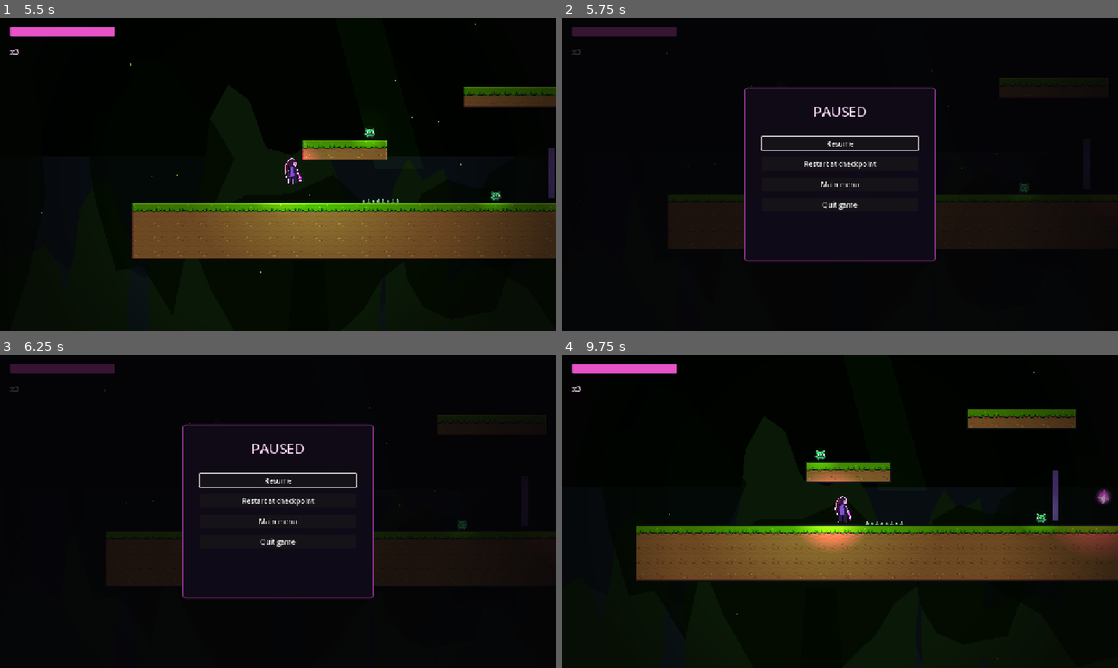
Above: before the commit, frames 1-4 (two rows, left to right).
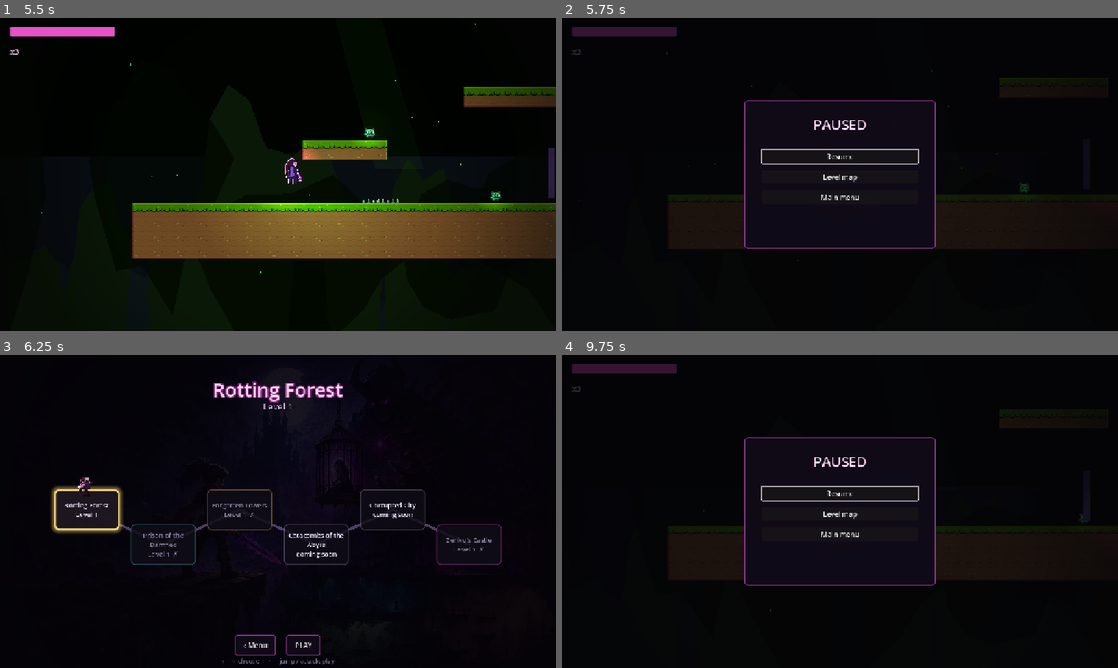
Above: after the commit, the same moments.

Repository: paulogomesextp/koliani
Game: Godot game, scene res://scenes/ui/MenuInicial.tscn
Two runs of this game, one before a commit and one after it. Both use one fixed random seed, a clock stepped at 60 frames per second and the inputs below.
Inputs (mouse positions are in pixels of both pictures, inside the frame that each line leads up to):
- Up to frame 1 (5.5 s): click "NEW GAME" at 0.5 s; click "Rotting Forest Level 1" at 1.25 s; tap Enter (ui_accept) at 2 s; move the mouse to (400, 158) at 2.02 s; hold Right (mover_direita) 2.03-2.75 s; hold J (atacar) 2.03-2.75 s; click (400, 158) at 2.17 s; tap Space (saltar) at 2.27, 5.27 s; drag from (166, 190) to (344, 187) at 2.77 s; move the mouse to (333, 105) at 3.52 s; hold Left (mover_esquerda) 3.53-4.25 s; hold L (defender) 3.53-4.25 s; drag from (250, 237) to (272, 171) at 4.27 s; move the mouse to (444, 221) at 5.02 s; hold Right (mover_direita) from 5.03 s (still down); tap U (lancar) at 5.1 s
- Up to frame 2 (5.75 s): keep holding Right (mover_direita); tap P (pausa) at 5.65 s
- Up to frame 3 (6.25 s): release Right (mover_direita) at 5.75 s; click (278, 514) at 5.75 s, where only the run after the commit has a clickable "Level map"
- Up to frame 4 (9.75 s): click (650, 508) at 6.5 s, where only the run after the commit has a clickable "Rotting Forest Level 1"; click (840, 502) at 7.25 s, where only the run before the commit has a clickable "Restart at checkpoint"; drag from (673, 464) to (1073, 520) at 8.02 s; move the mouse to (867, 511) at 8.77 s; hold Right (mover_direita) 8.78-9.5 s; hold J (atacar) 8.78-9.5 s; click (867, 511) at 8.92 s; tap Escape (ui_cancel) at 9.4 s; drag from (756, 433) to (1079, 495) at 9.52 s

Frame 1 is identical in both runs. In frame 2, 2.0% of the frame differs, in the area x 32-68%, y 22-78%; in frame 3, 7.4%; in frame 4, 19%, in the area x 1-100%, y 2-98%.

Commit message:
Menu de pausa: Mapa de niveis / Menu principal + Esc abre no PC
- Pausa passa a ter 3 opcoes: Continuar / Mapa de niveis / Menu principal.
  "Mapa de niveis" sai para o overworld sem guardar progresso do nivel
  (recomeca do inicio da proxima vez). Tirei "Recomecar no checkpoint" e
  "Sair do jogo" -- em HARDCORE (sem mapa) o botao do mapa da lugar ao
  "Recomecar no checkpoint".
- Tecla `pausa` ganha o Escape alem do P (abre E fecha). Antes o Esc so
  fechava.
- i18n: nova chave `pause.level_map` nos 6 idiomas.

Co-Authored-By: Claude Sonnet 5 <noreply@anthropic.com>

Diff:
--- a/assets/i18n/de.json
+++ b/assets/i18n/de.json
@@ -21,6 +21,7 @@
 
 	"pause.title": "PAUSE",
 	"pause.resume": "Fortsetzen",
+	"pause.level_map": "Levelkarte",
 	"pause.restart_checkpoint": "Am Kontrollpunkt neu starten",
 	"pause.main_menu": "Hauptmenü",
 	"pause.quit": "Spiel beenden",
--- a/assets/i18n/en.json
+++ b/assets/i18n/en.json
@@ -21,6 +21,7 @@
 
 	"pause.title": "PAUSED",
 	"pause.resume": "Resume",
+	"pause.level_map": "Level map",
 	"pause.restart_checkpoint": "Restart at checkpoint",
 	"pause.main_menu": "Main menu",
 	"pause.quit": "Quit game",
--- a/assets/i18n/es.json
+++ b/assets/i18n/es.json
@@ -21,6 +21,7 @@
 
 	"pause.title": "PAUSA",
 	"pause.resume": "Continuar",
+	"pause.level_map": "Mapa de niveles",
 	"pause.restart_checkpoint": "Reiniciar en el punto de control",
 	"pause.main_menu": "Menú principal",
 	"pause.quit": "Salir del juego",
--- a/assets/i18n/fr.json
+++ b/assets/i18n/fr.json
@@ -21,6 +21,7 @@
 
 	"pause.title": "PAUSE",
 	"pause.resume": "Reprendre",
+	"pause.level_map": "Carte des niveaux",
 	"pause.restart_checkpoint": "Reprendre au point de contrôle",
 	"pause.main_menu": "Menu principal",
 	"pause.quit": "Quitter le jeu",
--- a/assets/i18n/pt.json
+++ b/assets/i18n/pt.json
@@ -21,6 +21,7 @@
 
 	"pause.title": "PAUSA",
 	"pause.resume": "Continuar",
+	"pause.level_map": "Mapa de níveis",
 	"pause.restart_checkpoint": "Recomeçar no checkpoint",
 	"pause.main_menu": "Menu principal",
 	"pause.quit": "Sair do jogo",
--- a/assets/i18n/zh.json
+++ b/assets/i18n/zh.json
@@ -21,6 +21,7 @@
 
 	"pause.title": "暂停",
 	"pause.resume": "继续",
+	"pause.level_map": "关卡地图",
 	"pause.restart_checkpoint": "从存档点重新开始",
 	"pause.main_menu": "主菜单",
 	"pause.quit": "退出游戏",
--- a/project.godot
+++ b/project.godot
@@ -79,6 +79,7 @@
 pausa={
 "deadzone": 0.5,
 "events": [Object(InputEventKey,"resource_local_to_scene":false,"resource_name":"","device":-1,"window_id":0,"alt_press …(190 unchanged characters)…
+, Object(InputEventKey,"resource_local_to_scene":false,"resource_name":"","device":-1,"window_id":0,"alt_pressed":false,"shift_pressed":false,"ctrl_pressed":false,"meta_pressed":false,"pressed":false,"keycode":0,"physical_keycode":4194305,"key_label":0,"unicode":0,"location":0,"echo":false,"script":null)
 ]
 }
 defender={
--- a/scenes/ui/Pausa.tscn
+++ b/scenes/ui/Pausa.tscn
@@ -35,9 +35,9 @@
 anchor_right = 0.5
 anchor_bottom = 0.5
 offset_left = -220.0
-offset_top = -200.0
+offset_top = -170.0
 offset_right = 220.0
-offset_bottom = 200.0
+offset_bottom = 170.0
 grow_horizontal = 2
 grow_vertical = 2
 theme_override_styles/panel = SubResource("StyleBoxFlat_painel")
@@ -58,18 +58,17 @@
 
 [node name="Continuar" type="Button" parent="Painel/Coluna"]
 layout_mode = 2
-focus_neighbor_top = NodePath("../Sair")
-focus_neighbor_bottom = NodePath("../Recomecar")
 text = "Continuar"
 
+[node name="Mapa" type="Button" parent="Painel/Coluna"]
+layout_mode = 2
+text = "Mapa de níveis"
+
 [node name="Recomecar" type="Button" parent="Painel/Coluna"]
+visible = false
 layout_mode = 2
 text = "Recomeçar no checkpoint"
 
 [node name="Menu" type="Button" parent="Painel/Coluna"]
 layout_mode = 2
 text = "Menu principal"
-
-[node name="Sair" type="Button" parent="Painel/Coluna"]
-layout_mode = 2
-text = "Sair do jogo"
--- a/scripts/pausa.gd
+++ b/scripts/pausa.gd
@@ -1,26 +1,34 @@
 extends CanvasLayer
-## Menu de pausa. Abre/fecha com a ação `pausa` (tecla P ou o botão do HUD)
-## e com `ui_cancel` (Esc) enquanto está aberto. Põe a árvore em pausa
-## (`get_tree().paused`) e oferece: continuar, recomeçar no checkpoint e
-## sair. O diário usa o mesmo esquema -- só um deles segura a pausa de cada
-## vez (ambos só abrem se a árvore ainda não estiver em pausa).
+## Menu de pausa. Abre/fecha com a ação `pausa` (tecla P ou Esc no PC, ou o
+## botão do HUD) e também fecha com `ui_cancel`. Põe a árvore em pausa
+## (`get_tree().paused`) e oferece duas saídas -- **Mapa de níveis** e
+## **Menu principal** -- além de Continuar. Em HARDCORE (sem mapa) o botão
+## do mapa dá lugar a "Recomeçar no checkpoint".
+##
+## O diário usa o mesmo esquema -- só um deles segura a pausa de cada vez
+## (ambos só abrem se a árvore ainda não estiver em pausa).
 
 const CENA_MENU := "res://scenes/ui/MenuInicial.tscn"
+const CENA_MAPA := "res://scenes/ui/MapaMundo.tscn"
 
 @onready var _titulo: Label = $Painel/Coluna/Titulo
 @onready var _continuar: Button = $Painel/Coluna/Continuar
+@onready var _mapa: Button = $Painel/Coluna/Mapa
 @onready var _recomecar: Button = $Painel/Coluna/Recomecar
 @onready var _menu: Button = $Painel/Coluna/Menu
-@onready var _sair: Button = $Painel/Coluna/Sair
 
 
 func _ready() -> void:
 	visible = false
 	process_mode = Node.PROCESS_MODE_ALWAYS
 	_continuar.pressed.connect(_fechar)
+	_mapa.pressed.connect(_ao_mapa)
 	_recomecar.pressed.connect(_ao_recomecar)
 	_menu.pressed.connect(_ao_menu)
-	_sair.pressed.connect(_ao_sair)
+	# HARDCORE é linear e não tem Mapa do Mundo -> troca o botão.
+	var hardcore: bool = EstadoJogo.hardcore
+	_mapa.visible = not hardcore
+	_recomecar.visible = hardcore
 	Textos.idioma_mudou.connect(func(_l: String) -> void: _traduzir())
 	_traduzir()
 
@@ -28,21 +36,20 @@
 func _traduzir() -> void:
 	_titulo.text = Textos.t("pause.title")
 	_continuar.text = Textos.t("pause.resume")
+	_mapa.text = Textos.t("pause.level_map")
 	_recomecar.text = Textos.t("pause.restart_checkpoint")
 	_menu.text = Textos.t("pause.main_menu")
-	_sair.text = Textos.t("pause.quit")
 
 
 func _process(_dt: float) -> void:
 	# em _process (não em _input) para apanhar também o TouchScreenButton do
 	# HUD, que sinaliza a ação sem gerar um InputEvent que propague
-	if Input.is_action_just_pressed("pausa"):
-		if visible:
+	var alternar := Input.is_action_just_pressed("pausa")
+	if visible:
+		if alternar or Input.is_action_just_pressed("ui_cancel"):
 			_fechar()
-		elif not get_tree().paused:
-			_abrir()
-	elif visible and Input.is_action_just_pressed("ui_cancel"):
-		_fechar()
+	elif alternar and not get_tree().paused:
+		_abrir()
 
 
 func _abrir() -> void:
@@ -61,11 +68,13 @@
 	Transicao.fechar_e(get_tree().reload_current_scene)
 
 
+## Sai para o Mapa do Mundo sem guardar progresso do nível (o nível recomeça
+## do início da próxima vez).
+func _ao_mapa() -> void:
+	get_tree().paused = false
+	Transicao.fechar_e(func() -> void: get_tree().change_scene_to_file(CENA_MAPA))
+
+
 func _ao_menu() -> void:
 	get_tree().paused = false
 	Transicao.fechar_e(func() -> void: get_tree().change_scene_to_file(CENA_MENU))
-
-
-func _ao_sair() -> void:
-	get_tree().paused = false
-	get_tree().quit()
